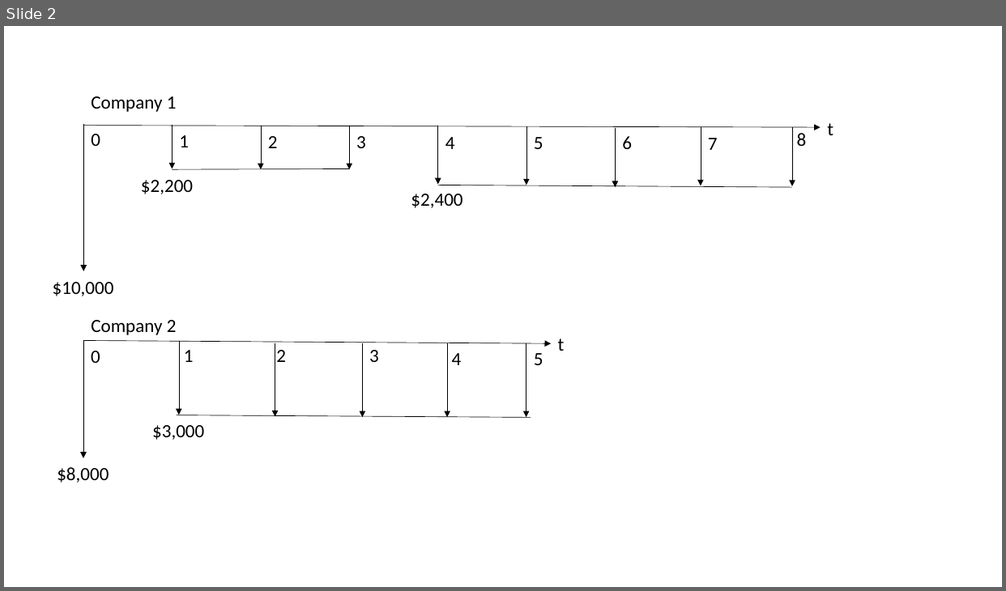
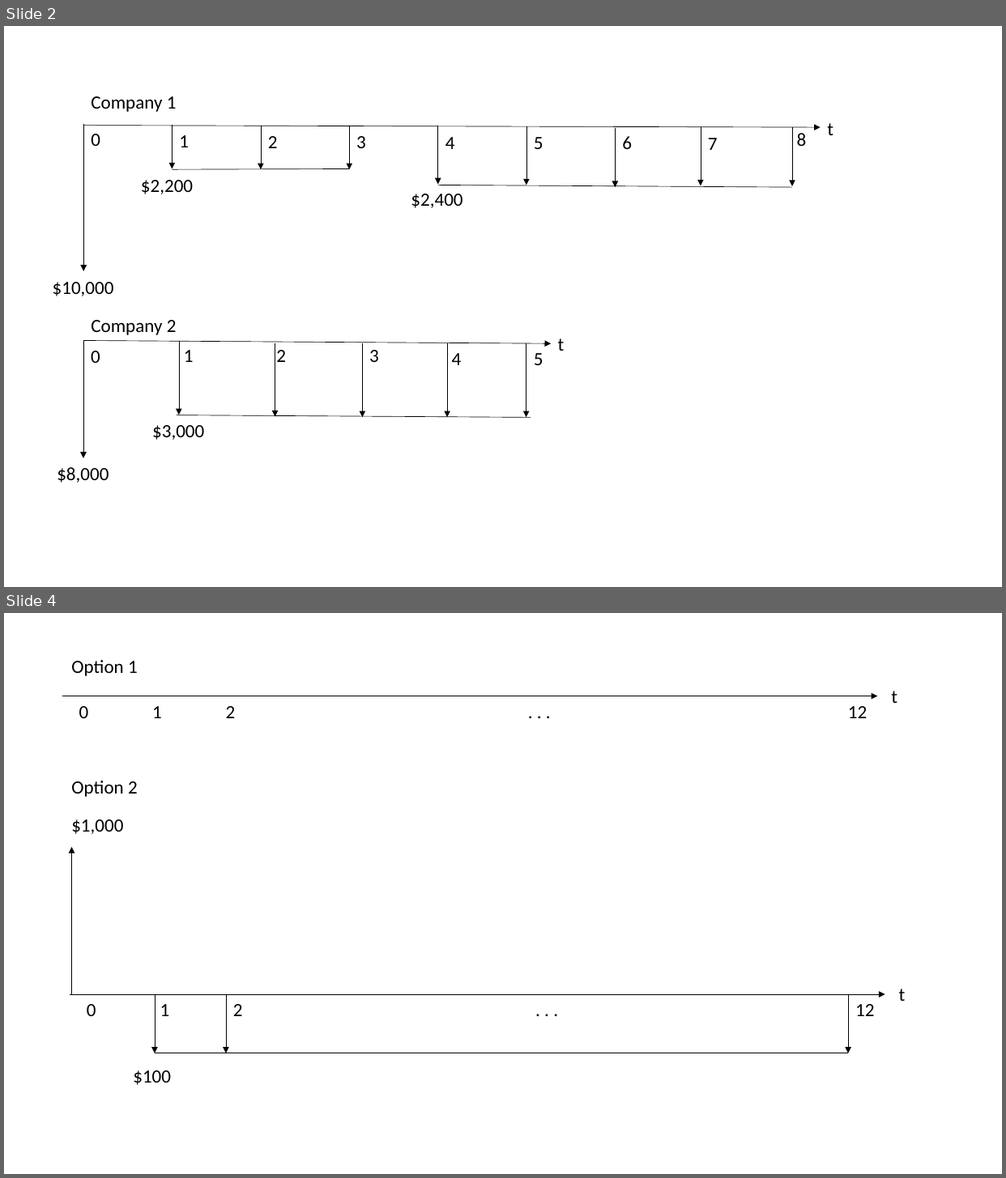
Before and after one commit to paolo-torres/MSCI_261, a slide deck: assignment_2/assignment_2.pptx. Shown one above the other, each under a label of ours: slide 2 before the commit, slides 2 and 4 after it; the slides between them are not shown. The pictures are 1006x591 and 1006x1178 pixels, drawn with LibreOffice and Linux fonts; fonts in the diff are those of the drawing. Boxes give left, top, right and bottom in pixels: in the first picture for what was removed or moved away, otherwise in the second. Text is boxed around its words. In the diff, an @@ line names an element or a change of style, - is before the commit and + after.

```diff
--- a/assignment_2/assignment_2.pptx
+++ b/assignment_2/assignment_2.pptx
@@ slide 4 added at box(4, 613, 1002, 1174), background #FFFFFF @@
@@ text added at box(71, 660, 138, 676), 18 pt, text #000000 @@
+Option 1
@@ arrow added from (62, 696) to (878, 696), #000000 0.5 pt @@
@@ text added at box(79, 706, 89, 718), 18 pt, text #000000 @@
+0
@@ text added at box(152, 706, 162, 718), 18 pt, text #000000 @@
+1
@@ text added at box(226, 706, 236, 718), 18 pt, text #000000 @@
+2
@@ text added at box(521, 696, 559, 726), 18 pt, text #000000 @@
+. . .
@@ text added at box(848, 706, 867, 718), 18 pt, text #000000 @@
+12
@@ text added at box(891, 691, 897, 703), 18 pt, text #000000 @@
+t
@@ text added at box(71, 781, 138, 797), 18 pt, text #000000 @@
+Option 2
@@ text added at box(71, 820, 123, 834), 18 pt, text #000000 @@
+$1,000
@@ arrow added from (71, 995) to (71, 847), #000000 0.5 pt @@
@@ arrow added from (70, 995) to (885, 995), #000000 0.5 pt @@
@@ arrow added from (155, 995) to (155, 1053), #000000 0.5 pt @@
@@ arrow added from (226, 995) to (226, 1053), #000000 0.5 pt @@
@@ text added at box(528, 995, 566, 1024), 18 pt, text #000000 @@
+. . .
@@ arrow added from (849, 995) to (849, 1053), #000000 0.5 pt @@
@@ text added at box(899, 989, 906, 1001), 18 pt, text #000000 @@
+t
@@ text added at box(87, 1004, 96, 1016), 18 pt, text #000000 @@
+0
@@ text added at box(160, 1004, 170, 1016), 18 pt, text #000000 @@
+1
@@ text added at box(233, 1004, 243, 1016), 18 pt, text #000000 @@
+2
@@ text added at box(855, 1004, 874, 1016), 18 pt, text #000000 @@
+12
@@ text added at box(133, 1071, 171, 1085), 18 pt, text #000000 @@
+$100
@@ line added from (155, 1053) to (849, 1053), #000000 0.5 pt @@
```
Also in this commit, not shown: 2 other slides added, 5 other files.
